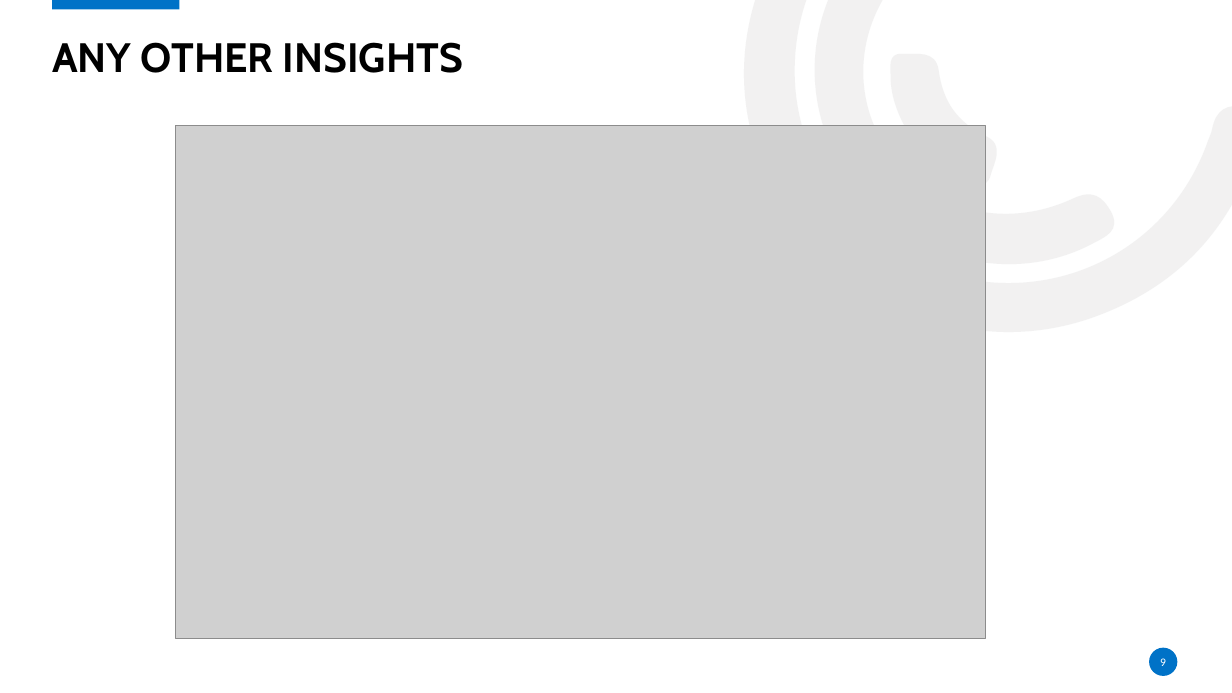
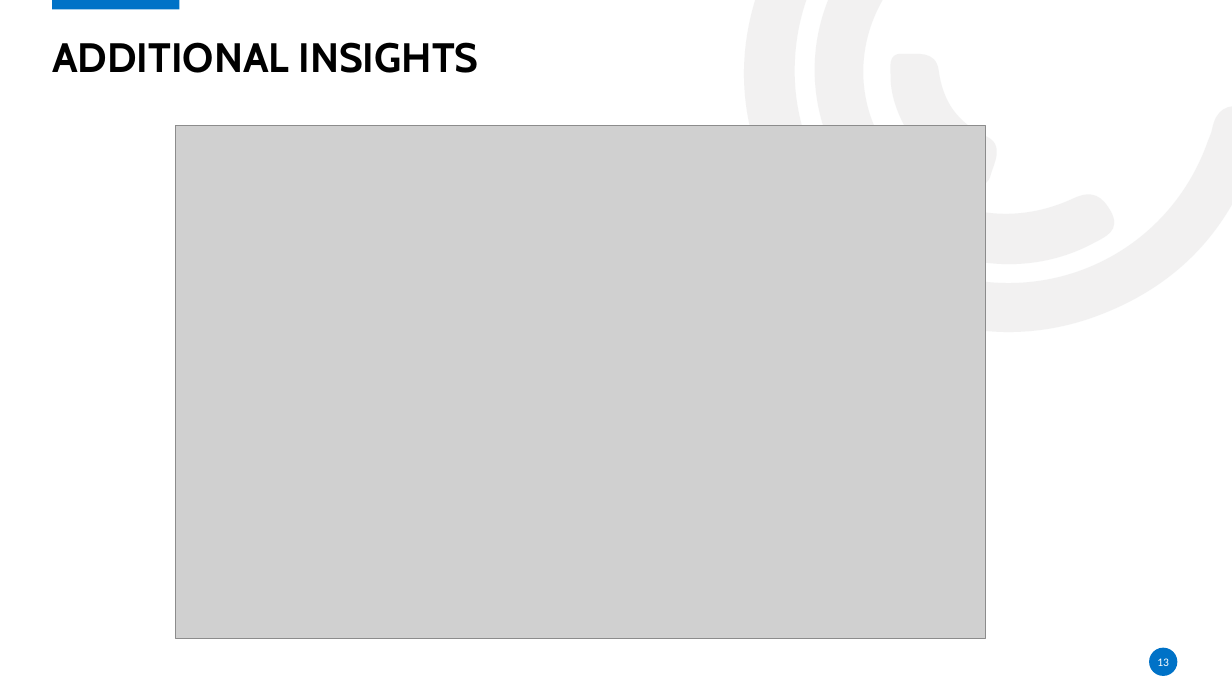
Before and after one commit to jcamacho8199/project1_grp5, a slide deck: slide 13 of Youtube Trending video analysis.pptx (slide 9 before the commit). Drawn at 1232x693 pixels with LibreOffice and Linux fonts; fonts in the diff are those of the drawing; grey boxes stand for pictures; background and template pictures are left out. Boxes give left, top, right and bottom in pixels: in the first picture for what was removed or moved away, otherwise in the second. Text is boxed around its words. In the diff, an @@ line names an element or a change of style, - is before the commit and + after.

```diff
--- a/Youtube Trending video analysis.pptx
+++ b/Youtube Trending video analysis.pptx
@@ title at (52, 42, 479, 73): text changed @@
-ANY OTHER INSIGHTS
+ADDITIONAL INSIGHTS
@@ page number at (1157, 658, 1169, 666): text changed @@
-9
+13
```
Also in this commit, not shown: 1 other slide changed, 4 slides added.
